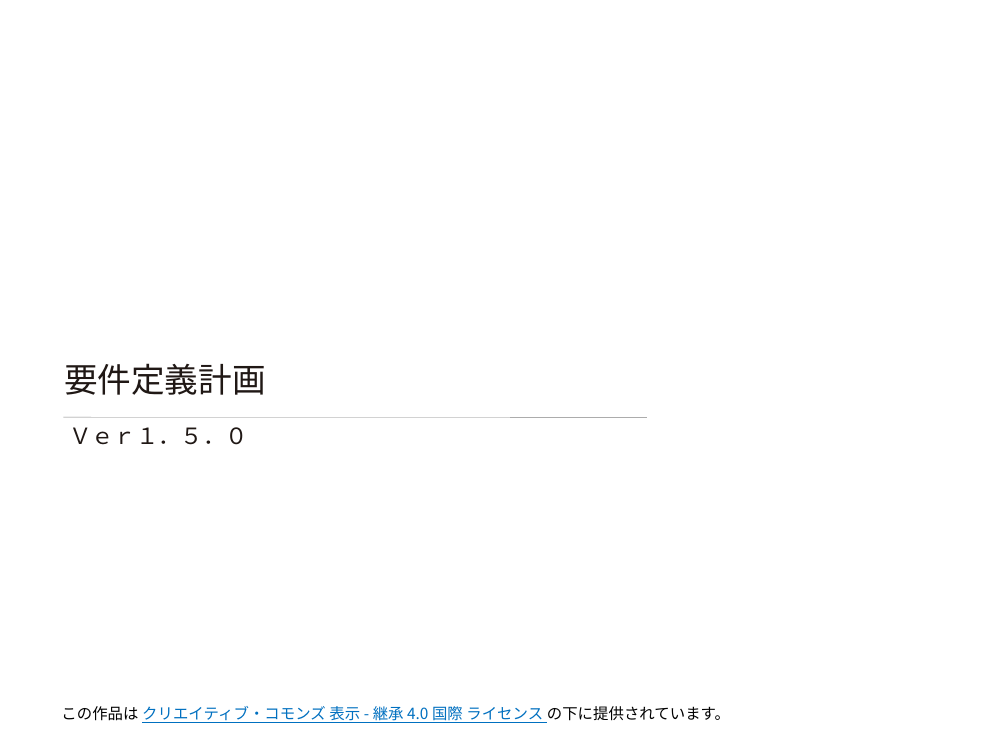
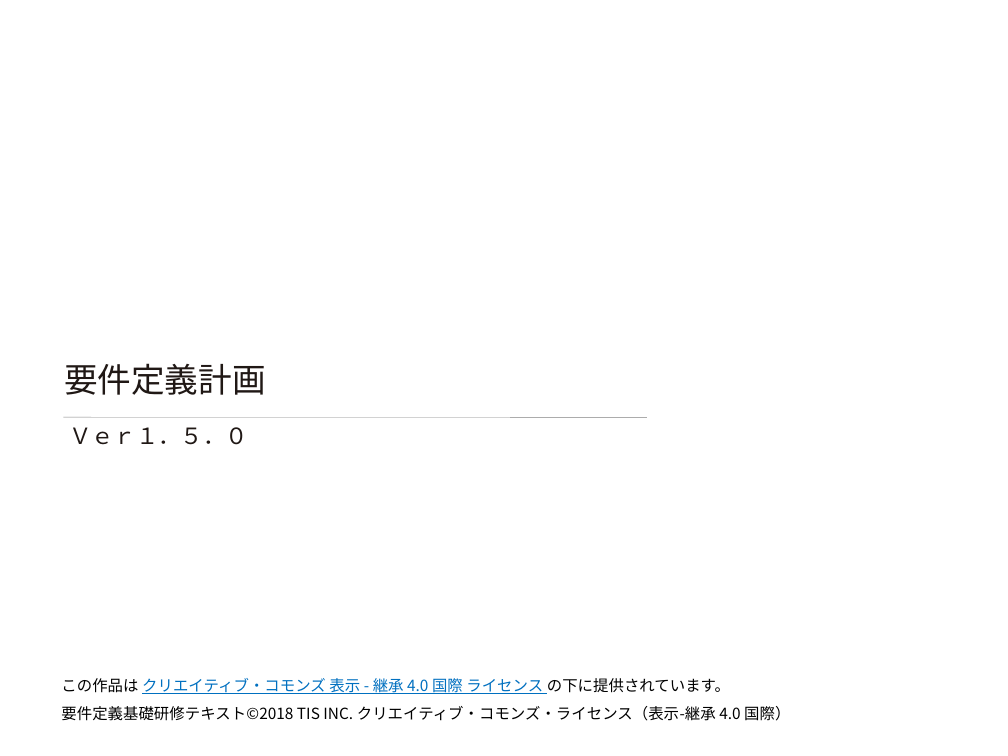
Before and after one commit to Fintan-contents/requirement-definition-basic-training-materials, a slide deck: slide 1 of original/02.要件定義計画/02.要件定義研修テキスト_要件定義計画.pptx. Drawn at 1008x756 pixels with LibreOffice and Linux fonts; fonts in the diff are those of the drawing; background and template pictures are left out. Boxes give left, top, right and bottom in pixels: in the first picture for what was removed or moved away, otherwise in the second. Text is boxed around its words. In the diff, an @@ line names an element or a change of style, - is before the commit and + after.

```diff
--- a/original/02.要件定義計画/02.要件定義研修テキスト_要件定義計画.pptx
+++ b/original/02.要件定義計画/02.要件定義研修テキスト_要件定義計画.pptx
@@ text "この作品は クリエイティブ・コモンズ 表示 - 継承 ...": place and size @@
-text "この作品は クリエイティブ・コモンズ 表示 - 継承 ..." at [61,706,730,723]
+text "この作品は クリエイティブ・コモンズ 表示 - 継承 ..." at [61,678,730,694]
@@ text added at [61,706,790,721], 11 pt, text #000000 @@
+要件定義基礎研修テキスト©2018 TIS INC. クリエイティブ・コモンズ・ライセンス（表示-継承 4.0 国際）
```
Also in this commit, not shown: 10 other files.
